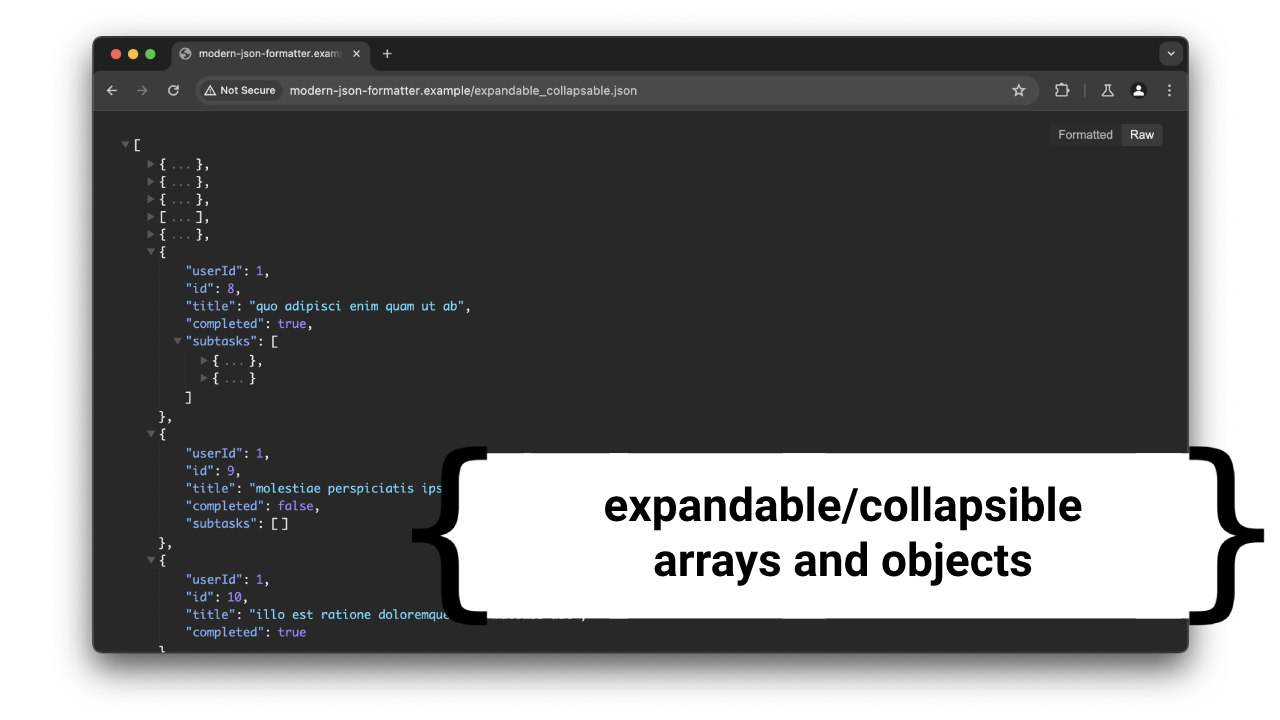
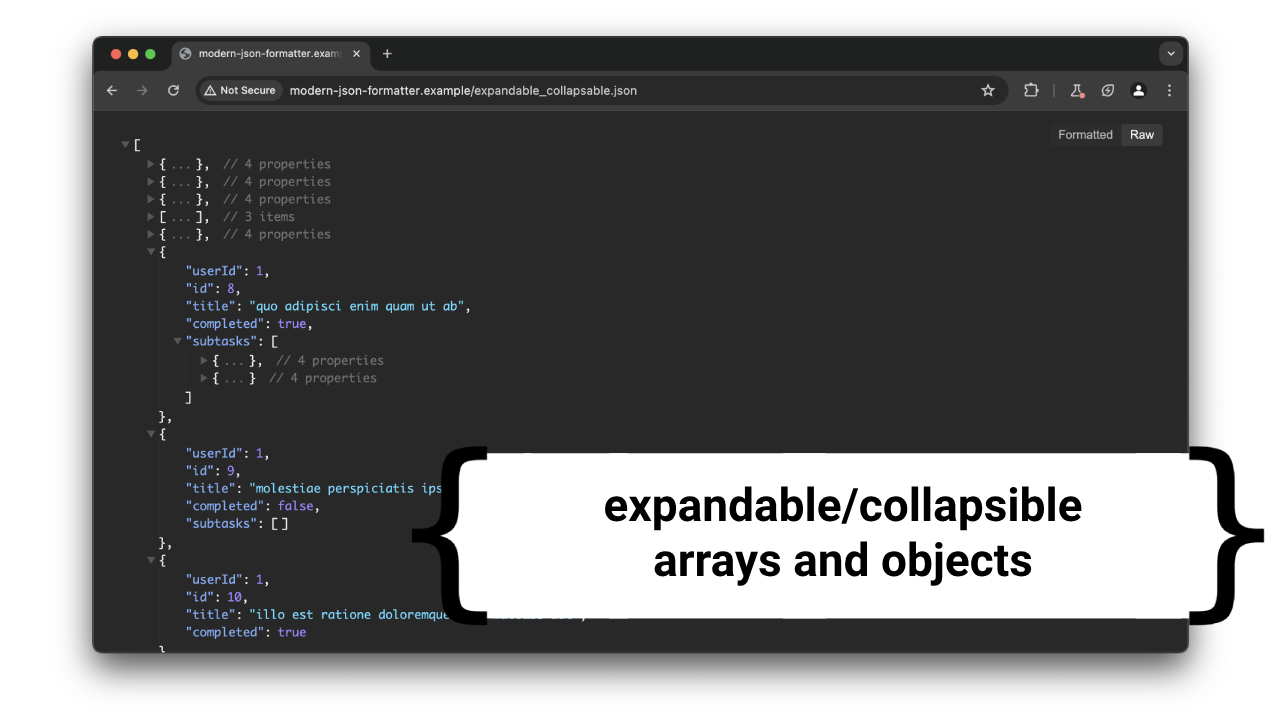
Two versions of the same layered image (1280 x 720). Layer-by-layer changes:
painted on "Screenshot 2024-05-25 at 12.40.38" over (159, 75, 1115, 385)
